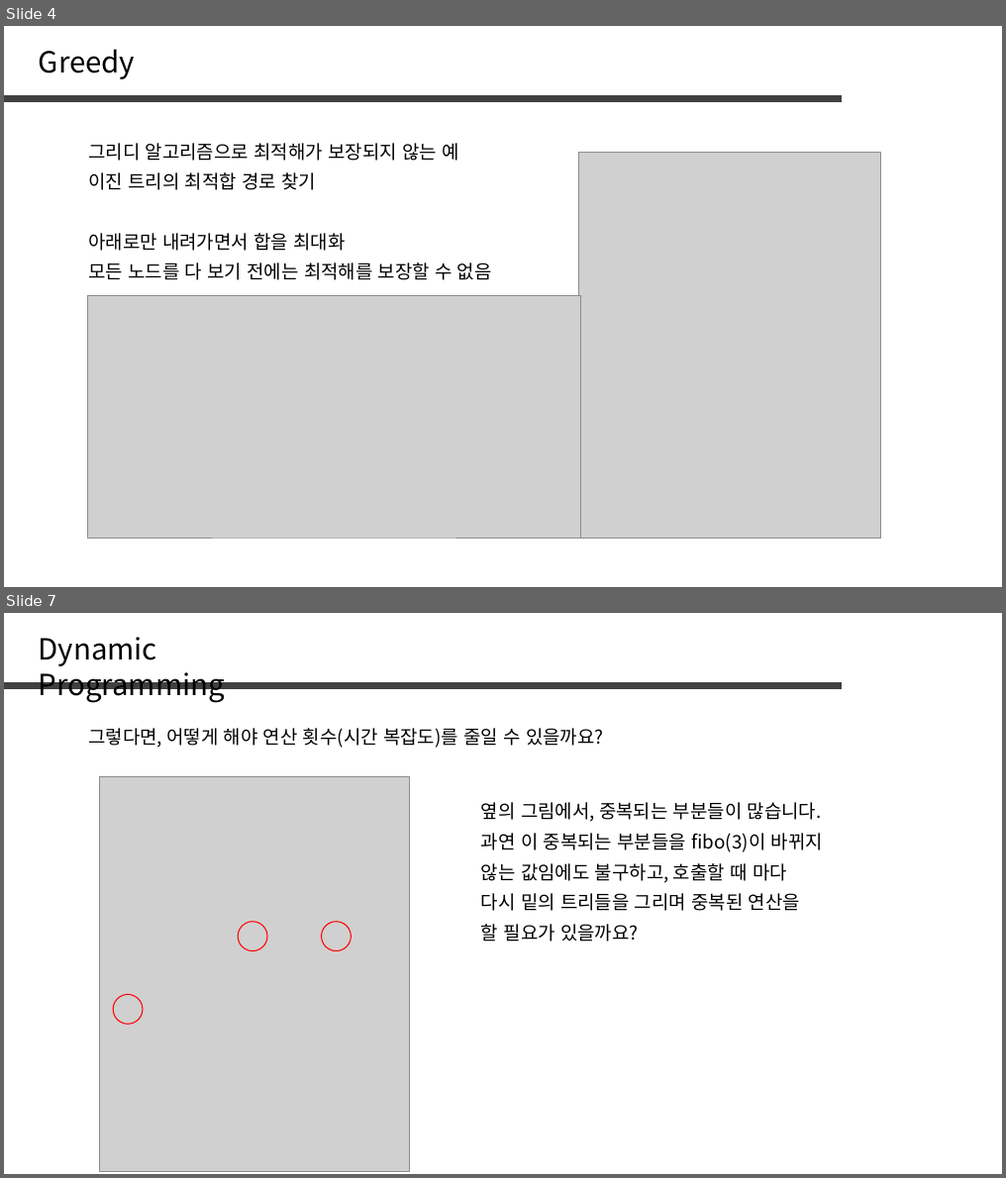
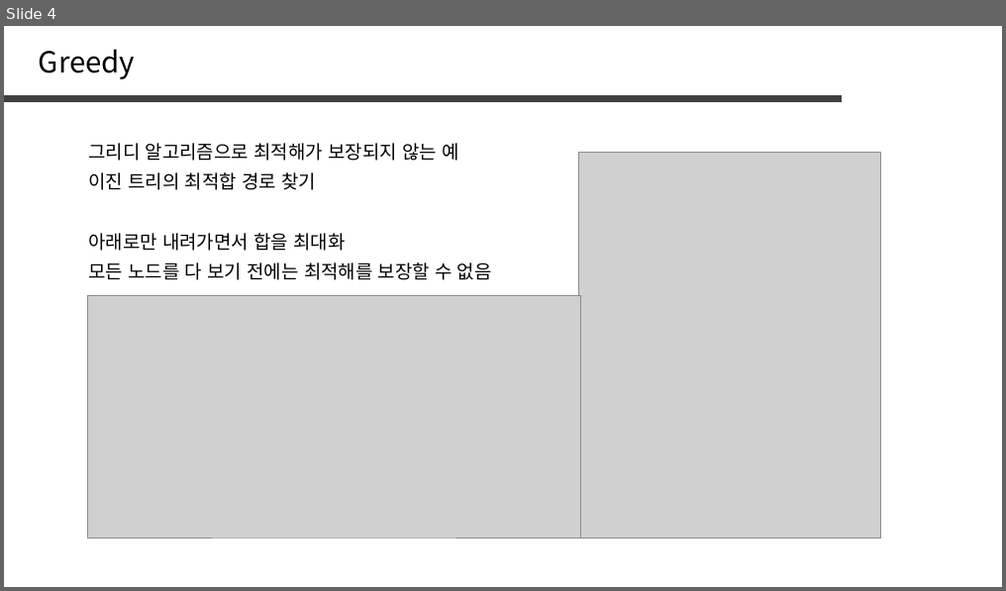
Before and after one commit to jaehoo1/PS-study, a slide deck: study/6_Greedy.pptx. Shown one above the other, each under a label of ours: slides 4 and 7 before the commit, slide 4 after it; the slides between them are not shown. The pictures are 1006x1178 and 1006x591 pixels, drawn with LibreOffice and Linux fonts; fonts in the diff are those of the drawing; grey boxes stand for pictures. Boxes give left, top, right and bottom in pixels: in the first picture for what was removed or moved away, otherwise in the second. Text is boxed around its words. In the diff, an @@ line names an element or a change of style, - is before the commit and + after.

```diff
--- a/study/6_Greedy.pptx
+++ b/study/6_Greedy.pptx
@@ slide 7 removed at [4, 613, 1002, 1174], background #FFFFFF @@
@@ text removed at [39, 637, 225, 703] @@
-Dynamic Programming
@@ line removed from (4, 685) to (843, 685) @@
@@ text removed at [88, 728, 604, 748] @@
-그렇다면, 어떻게 해야 연산 횟수(시간 복잡도)를 줄일 수 있을까요?
@@ picture removed at [100, 776, 410, 1171] @@
@@ text removed at [481, 802, 822, 822] @@
-옆의 그림에서, 중복되는 부분들이 많습니다.
@@ text removed at [481, 833, 823, 853] @@
-과연 이 중복되는 부분들을 fibo(3)이 바뀌지
@@ text removed at [481, 863, 787, 883] @@
-않는 값임에도 불구하고, 호출할 때 마다
@@ text removed at [481, 893, 800, 911] @@
-다시 밑의 트리들을 그리며 중복된 연산을
@@ ellipse removed at [238, 922, 267, 952] @@
@@ ellipse removed at [322, 922, 351, 952] @@
@@ text removed at [481, 924, 639, 942] @@
-할 필요가 있을까요?
@@ ellipse removed at [113, 995, 144, 1025] @@
```
Also in this commit, not shown: 3 slides changed, 10 slides added, 10 other slides removed.
